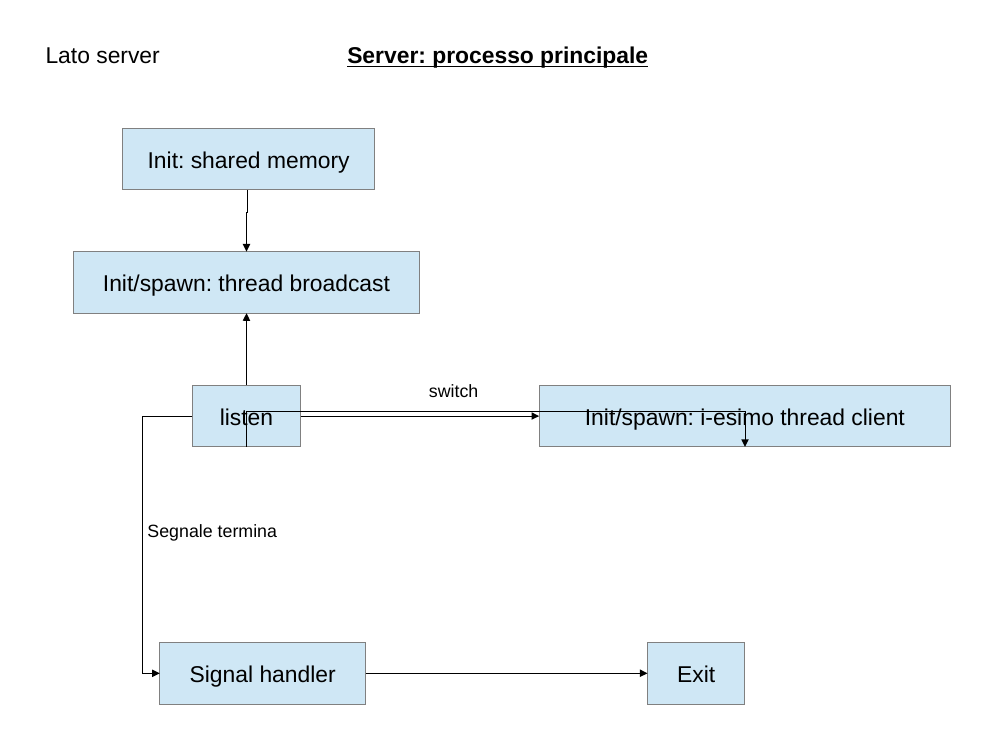
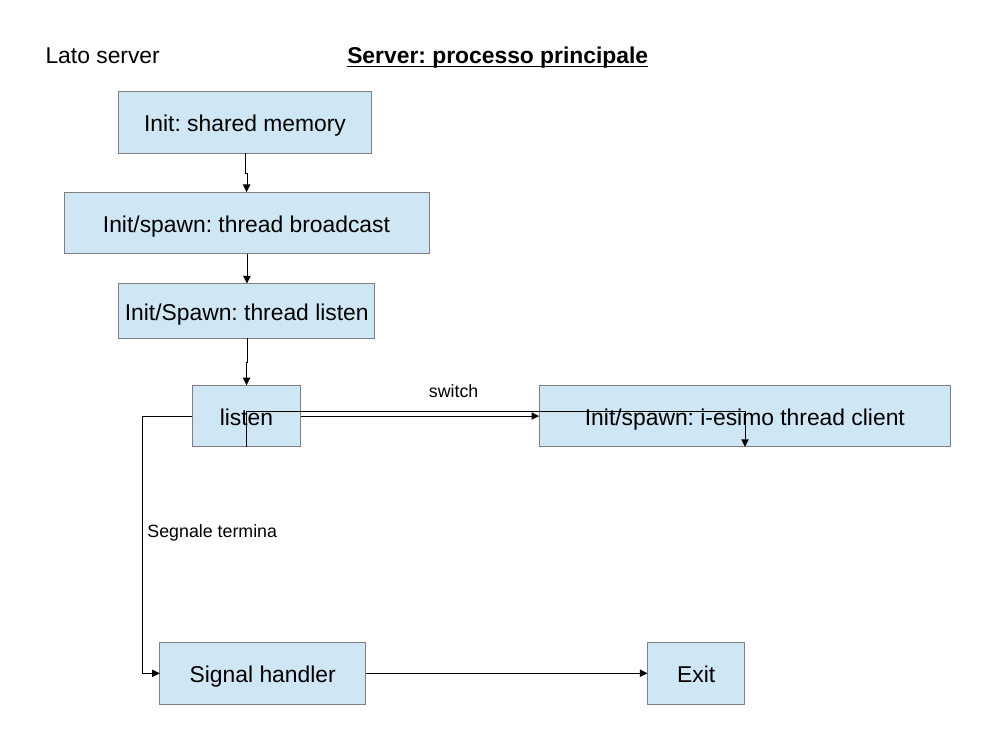
Before and after one commit to polyc/talk-service, a slide deck: slide 2 of SO_projectDiagram.odp. Drawn at 1008x756 pixels with LibreOffice and Linux fonts; fonts in the diff are those of the drawing. Boxes give left, top, right and bottom in pixels: in the first picture for what was removed or moved away, otherwise in the second. Text is boxed around its words. In the diff, an @@ line names an element or a change of style, - is before the commit and + after.

```diff
--- a/SO_projectDiagram.odp
+++ b/SO_projectDiagram.odp
@@ rectangle "Init: shared memory": place and size @@
-rectangle "Init: shared memory" at <box>123,128,375,190</box>
+rectangle "Init: shared memory" at <box>119,91,371,154</box>
@@ elbow arrow moved from (247, 190) - (247, 252) to (245, 154) - (247, 192) @@
@@ rectangle "Init/spawn: thread broadcast": place and size @@
-rectangle "Init/spawn: thread broadcast" at <box>73,252,420,314</box>
+rectangle "Init/spawn: thread broadcast" at <box>64,192,429,254</box>
@@ elbow arrow added from (247, 253) to (247, 284), #000000 0 pt @@
@@ rectangle added at <box>119,284,375,338</box>, fill #CFE7F5, outline #808080 0 pt, 18 pt, text #000000 @@
+Init/Spawn: thread listen
@@ elbow arrow moved from (247, 385) - (247, 314) to (247, 338) - (247, 385) @@
```
Also in this commit, not shown: 3 other slides changed, 2 slides added.
